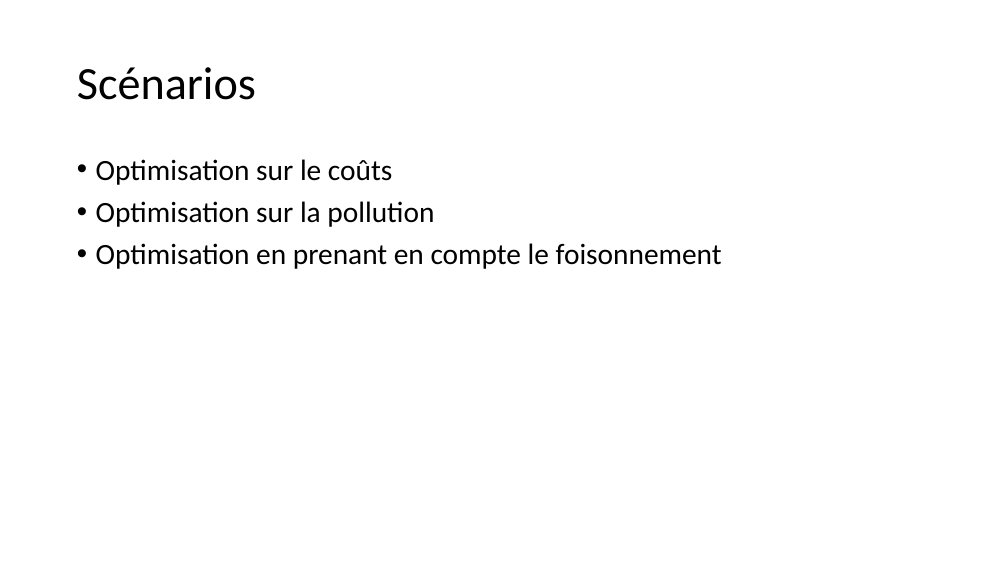
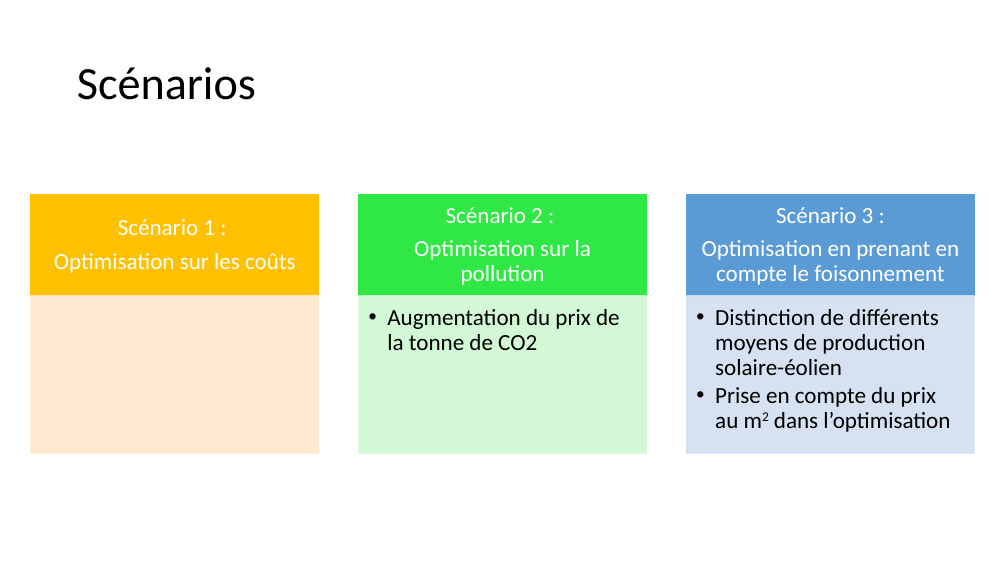
Before and after one commit to cledat/Projet-EA314, a slide deck: slide 6 of rapport.pptx. Drawn at 1008x567 pixels with LibreOffice and Linux fonts; fonts in the diff are those of the drawing. Boxes give left, top, right and bottom in pixels: in the first picture for what was removed or moved away, otherwise in the second. Text is boxed around its words. In the diff, an @@ line names an element or a change of style, - is before the commit and + after.

```diff
--- a/rapport.pptx
+++ b/rapport.pptx
@@ text removed at [96, 159, 722, 269] @@
-• Optimisation sur le coûts
-• Optimisation sur la pollution
-• Optimisation en prenant en compte le foisonnement
@@ group added at [31, 194, 974, 453]: 6 rectangles, 5 texts @@
+Scénario 1 :
+Optimisation sur les coûts
+Scénario 2 :
+Optimisation sur la pollution
+  • Augmentation du prix de la tonne de CO2
+Scénario 3 :
+Optimisation en prenant en compte le foisonnement
+  • Distinction de différents moyens de production solaire-éolien
+  • Prise en compte du prix au m2 dans l’optimisation
```
Also in this commit, not shown: 3 other slides changed, 1 other file.
